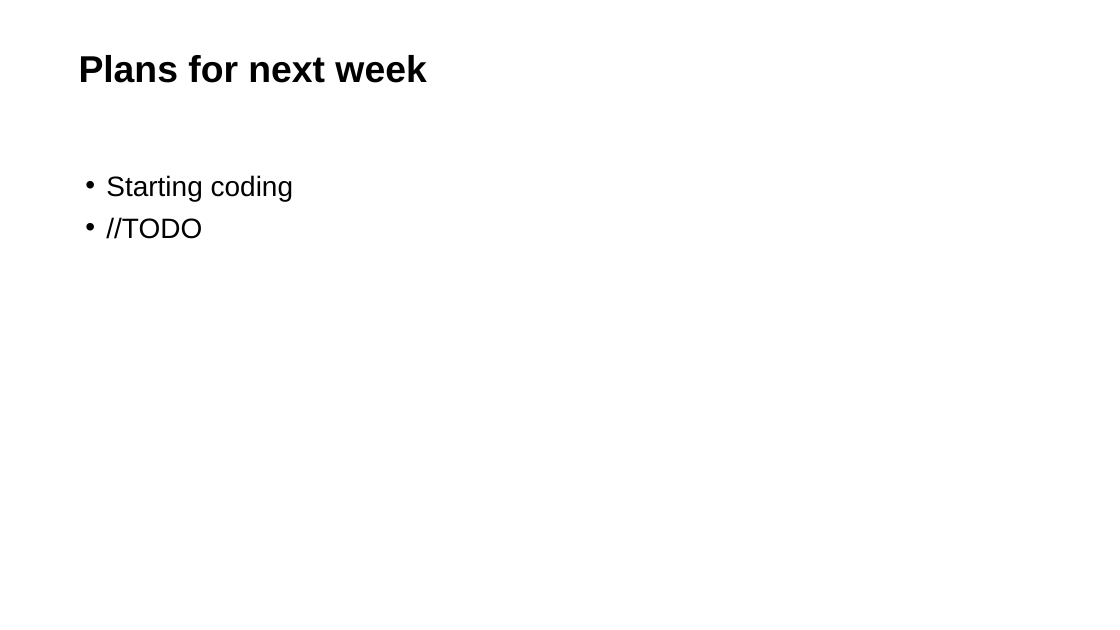
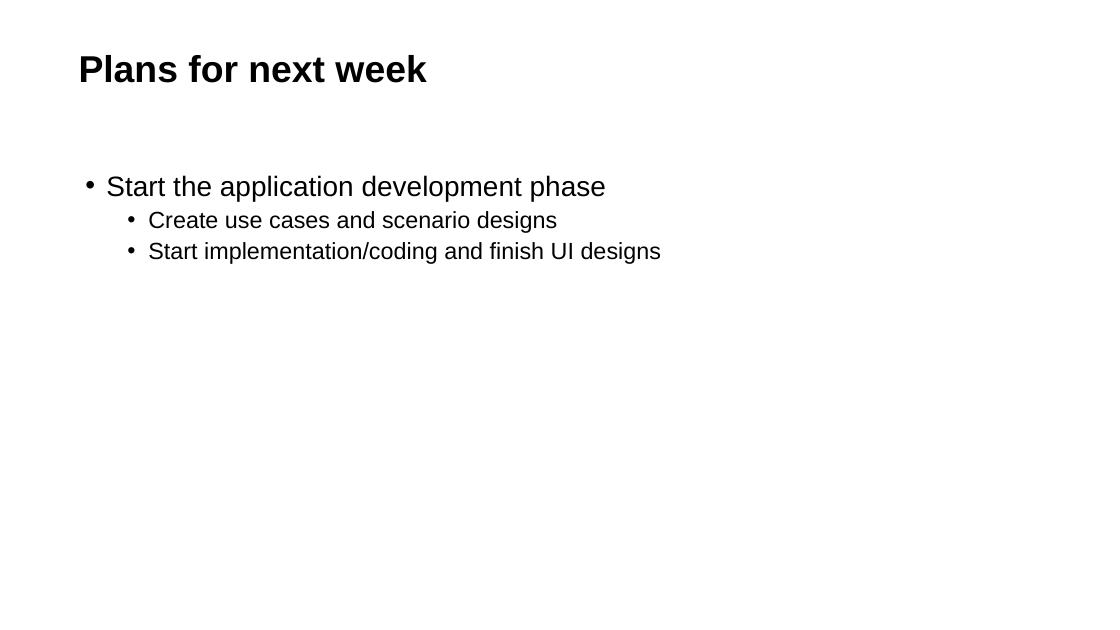
Before and after one commit to JackXu0/Contact_Tracing, a slide deck: slide 4 of Week2 Pre/CT Project Weekly Status Report.pptx. Drawn at 1120x630 pixels with LibreOffice and Linux fonts; fonts in the diff are those of the drawing; background and template pictures are left out. Boxes give left, top, right and bottom in pixels: in the first picture for what was removed or moved away, otherwise in the second. Text is boxed around its words. In the diff, an @@ line names an element or a change of style, - is before the commit and + after.

```diff
--- a/Week2 Pre/CT Project Weekly Status Report.pptx
+++ b/Week2 Pre/CT Project Weekly Status Report.pptx
@@ text at box(106, 175, 662, 264): text changed; size 24 to 20 pt @@
-• Starting coding
-• //TODO
+• Start the application development phase
+  • Create use cases and scenario designs
+  • Start implementation/coding and finish UI designs
```
Also in this commit, not shown: 2 other slides changed.
